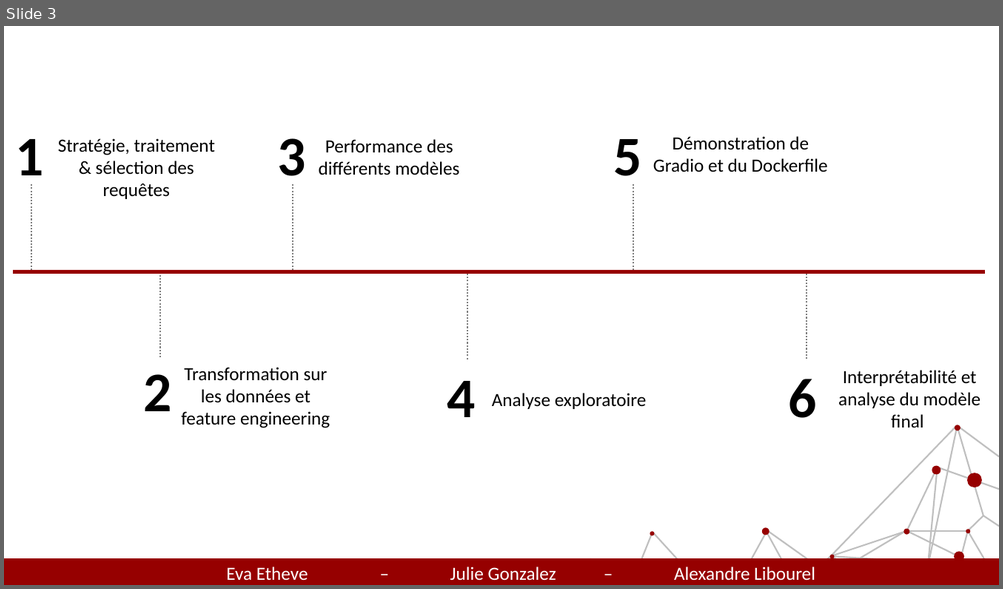
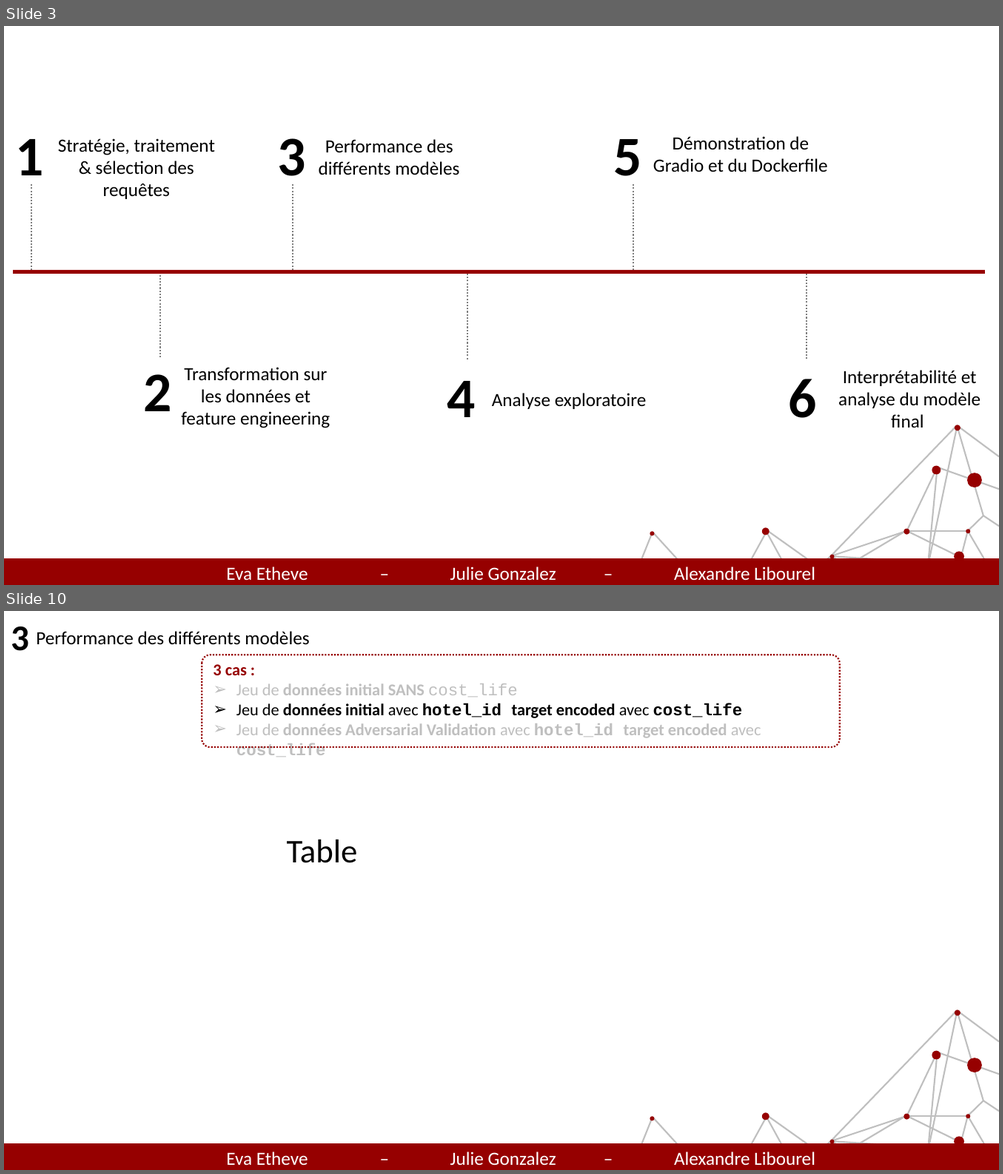
Before and after one commit to julie743/defi_IA, a slide deck: slides.pptx. Shown one above the other, each under a label of ours: slide 3 before the commit, slides 3 and 10 after it; the slides between them are not shown. The pictures are 1003x589 and 1003x1174 pixels, drawn with LibreOffice and Linux fonts; fonts in the diff are those of the drawing. Boxes give left, top, right and bottom in pixels: in the first picture for what was removed or moved away, otherwise in the second. Text is boxed around its words. In the diff, an @@ line names an element or a change of style, - is before the commit and + after.

```diff
--- a/slides.pptx
+++ b/slides.pptx
@@ slide 10 added at box(4, 611, 999, 1170), background #FFFFFF @@
@@ text added at box(11, 627, 30, 651), 35 pt, text #000000, bold @@
+3
@@ text added at box(36, 631, 309, 645), 18 pt, text #000000 @@
+Performance des différents modèles
@@ rounded rectangle added at box(202, 655, 839, 748), outline #960000 1.5 pt dashed @@
@@ text added at box(213, 664, 761, 738), 16 pt, text #BFBFBF, bold @@
+3 cas :
+➢ Jeu de données initial SANS cost_life
+➢ Jeu de données initial avec hotel_id target encoded avec cost_life
+➢ Jeu de données Adversarial Validation avec hotel_id target encoded avec cost_life
@@ text added at box(287, 840, 358, 863), 32 pt, text #000000 @@
+Table
@@ group added at box(560, 1010, 999, 1170): 30 lines, 9 ellipses @@
@@ rectangle added at box(4, 1144, 999, 1170), fill #960000 @@
@@ text added at box(226, 1152, 815, 1166), 18 pt, text #FFFFFF @@
+Eva Etheve – Julie Gonzalez – Alexandre Libourel
```
Also in this commit, not shown: 6 slides changed, 5 other slides added, 1 other file.
